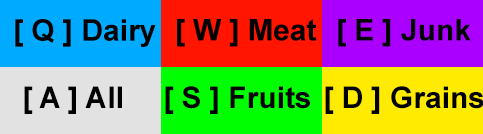
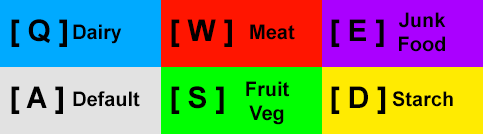
Layer changes from the first 483 × 134 image to the second:
removed layer "[ E ] Junk" over [338, 19, 471, 47]
added layer "Junk Food" above "[ E ]" over [399, 12, 446, 52]
added layer "[ E ]" above "Purple" over [331, 19, 384, 47]
removed layer "[ W ] Meat" over [177, 19, 317, 47]
added layer "Meat" above "[ W ]" over [250, 24, 295, 40]
added layer "[ W ]" above "Red" over [171, 19, 232, 47]
removed layer "[ Q ] Dairy" over [15, 19, 156, 47]
added layer "Dairy" above "[ Q ]" over [73, 24, 122, 44]
added layer "[ Q ]" above "Blue" over [11, 19, 67, 47]
removed layer "[ D ] Grains" over [325, 86, 483, 114]
added layer "Starch" above "[ D ]" over [392, 91, 453, 107]
added layer "[ D ]" above "Yellow" over [331, 86, 386, 114]
removed layer "[ S ] Fruits" over [165, 86, 310, 114]
added layer "Fruit Veg" above "[ S ]" over [246, 81, 289, 125]
added layer "[ S ]" above "Green" over [171, 86, 224, 114]
added layer "Default" above "[ A ]" over [73, 91, 140, 107]
renamed "[ A ] All" to "[ A ]", painted on it over [11, 86, 122, 114]
